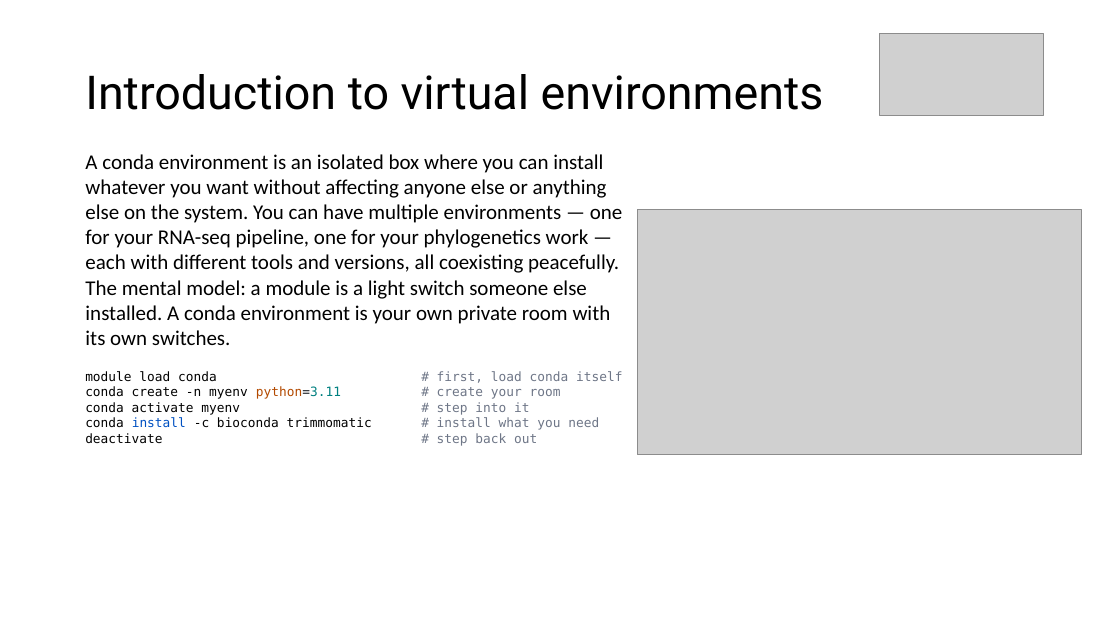
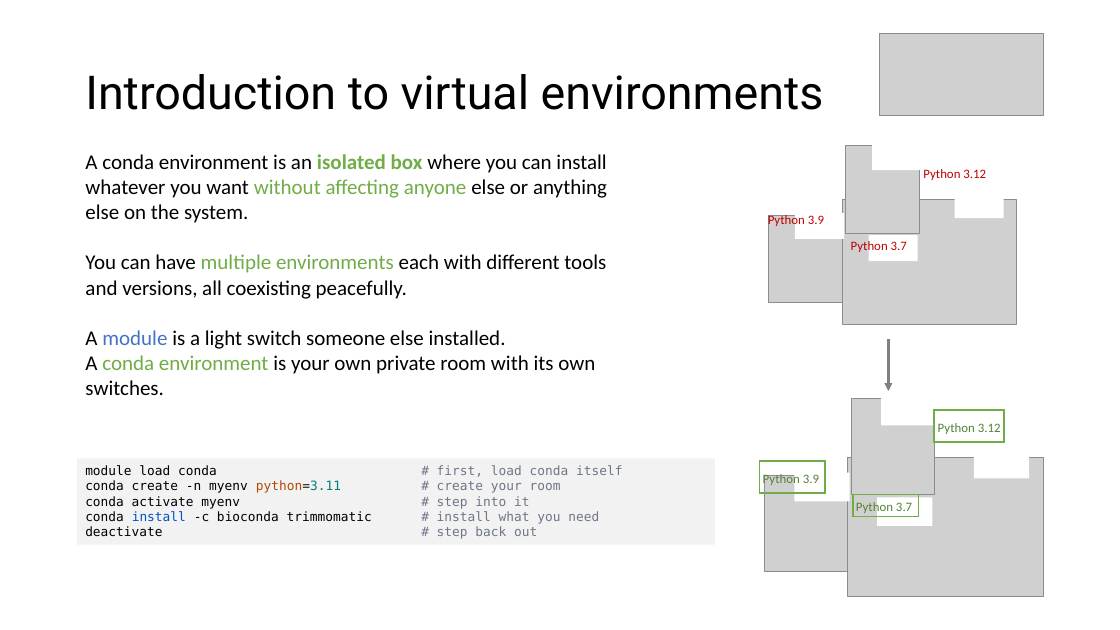
Before and after one commit to hurwitzlab/brc_hazel_training, a slide deck: slide 7 of slides/brc_hazel_week_d4.pptx. Drawn at 1120x630 pixels with LibreOffice and Linux fonts; fonts in the diff are those of the drawing; grey boxes stand for pictures. Boxes give left, top, right and bottom in pixels: in the first picture for what was removed or moved away, otherwise in the second. Text is boxed around its words. In the diff, an @@ line names an element or a change of style, - is before the commit and + after.

```diff
--- a/slides/brc_hazel_week_d4.pptx
+++ b/slides/brc_hazel_week_d4.pptx
@@ text at [85,154,607,395]: text changed @@
-A conda environment is an isolated box where you can install whatever you want without affecting anyone else or anything else on the system. You can have multiple environments — one for your RNA-seq pipeline, one for your phylogenetics work — each with different tools and versions, all coexisting peacefully.
-The mental model: a module is a light switch someone else installed. A conda environment is your own private room with its own switches.
+A conda environment is an isolated box where you can install whatever you want without affecting anyone else or anything else on the system.
+You can have multiple environments each with different tools and versions, all coexisting peacefully.
+A module is a light switch someone else installed.
+A conda environment is your own private room with its own switches.
@@ picture removed at [637,210,1081,455] @@
@@ group added at [768,145,1017,325]: 4 rectangles, 3 pictures, 3 texts @@
+Python 3.12
+Python 3.9
+Python 3.7
@@ arrow added from (889, 339) to (889, 392), #808080 2.25 pt @@
@@ rectangle added at [934,411,1004,443], outline #70AD47 1.5 pt @@
@@ rectangle "module load conda # first, ...": place and size @@
-rectangle "module load conda # first, ..." at [85,371,599,446]
+rectangle "module load conda # first, ..." at [77,459,716,545]
@@ rectangle "module load conda # first, ..." at [77,459,716,545]: fill none to #F2F2F2 @@
@@ rectangle added at [760,461,825,493], outline #70AD47 1.5 pt @@
@@ rectangle added at [853,495,918,517], outline #70AD47 1.5 pt @@
@@ group added at [763,397,1044,597]: 4 rectangles, 3 pictures, 3 texts @@
+Python 3.12
+Python 3.9
+Python 3.7
```
Also in this commit, not shown: 3 other slides changed, 1 slide added.
